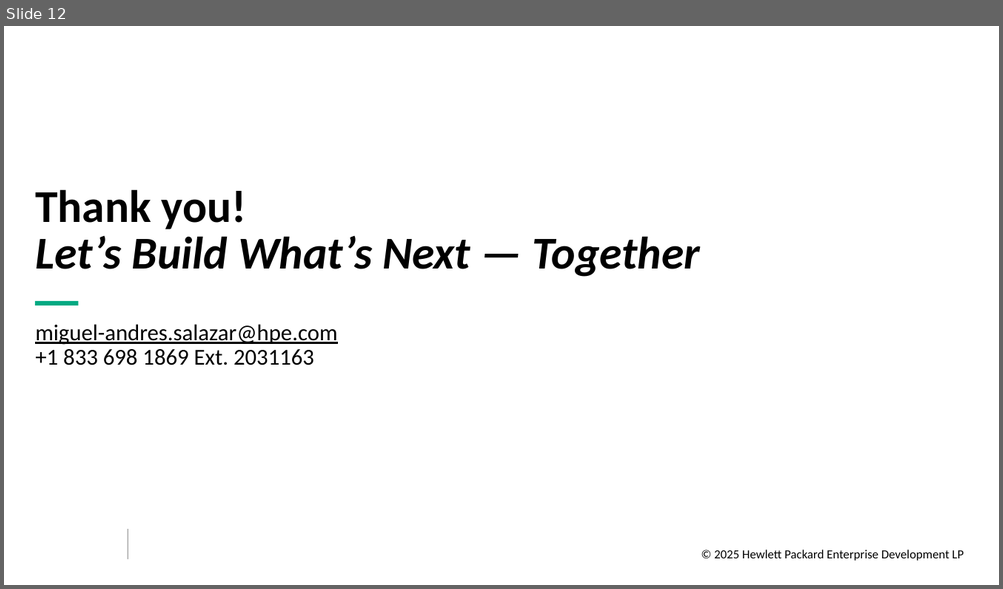
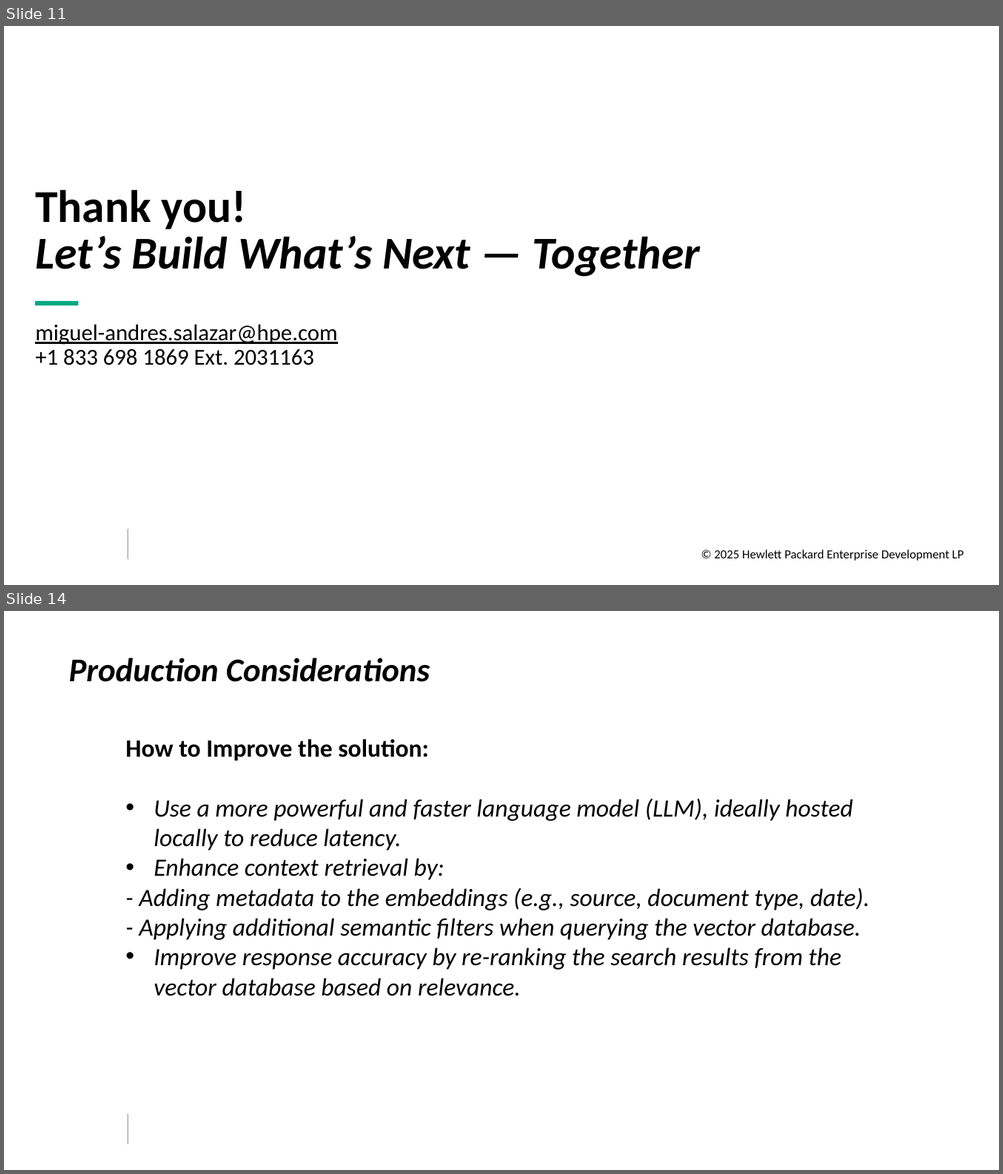
Before and after one commit to miguelsa12/rag-project, a slide deck: slides/architecture.pptx. Shown one above the other, each under a label of ours: slide 12 before the commit, slides 11 and 14 after it; the slides between them are not shown. The pictures are 1003x589 and 1003x1174 pixels, drawn with LibreOffice and Linux fonts; fonts in the diff are those of the drawing; background and template pictures are left out. Boxes give left, top, right and bottom in pixels: in the first picture for what was removed or moved away, otherwise in the second. Text is boxed around its words. In the diff, an @@ line names an element or a change of style, - is before the commit and + after.

```diff
--- a/slides/architecture.pptx
+++ b/slides/architecture.pptx
@@ slide 14 added at (4,611,999,1170), background #FFFFFF; not listed: 1 template element that a slide beside it also shows @@
@@ title added at (69,658,430,682), 32 pt, text #000000, bold, italic @@
+Production Considerations
@@ text added at (125,739,869,997), 24 pt, text #000000, italic @@
+How to Improve the solution:
+• Use a more powerful and faster language model (LLM), ideally hosted locally to reduce latency.
+• Enhance context retrieval by:
+- Adding metadata to the embeddings (e.g., source, document type, date).
+- Applying additional semantic filters when querying the vector database.
+• Improve response accuracy by re-ranking the search results from the vector database based on relevance.
@@ what was slide 12 is now slide 11 @@
```
Also in this commit, not shown: 3 slides changed, 1 other slide added, 10 other files.
